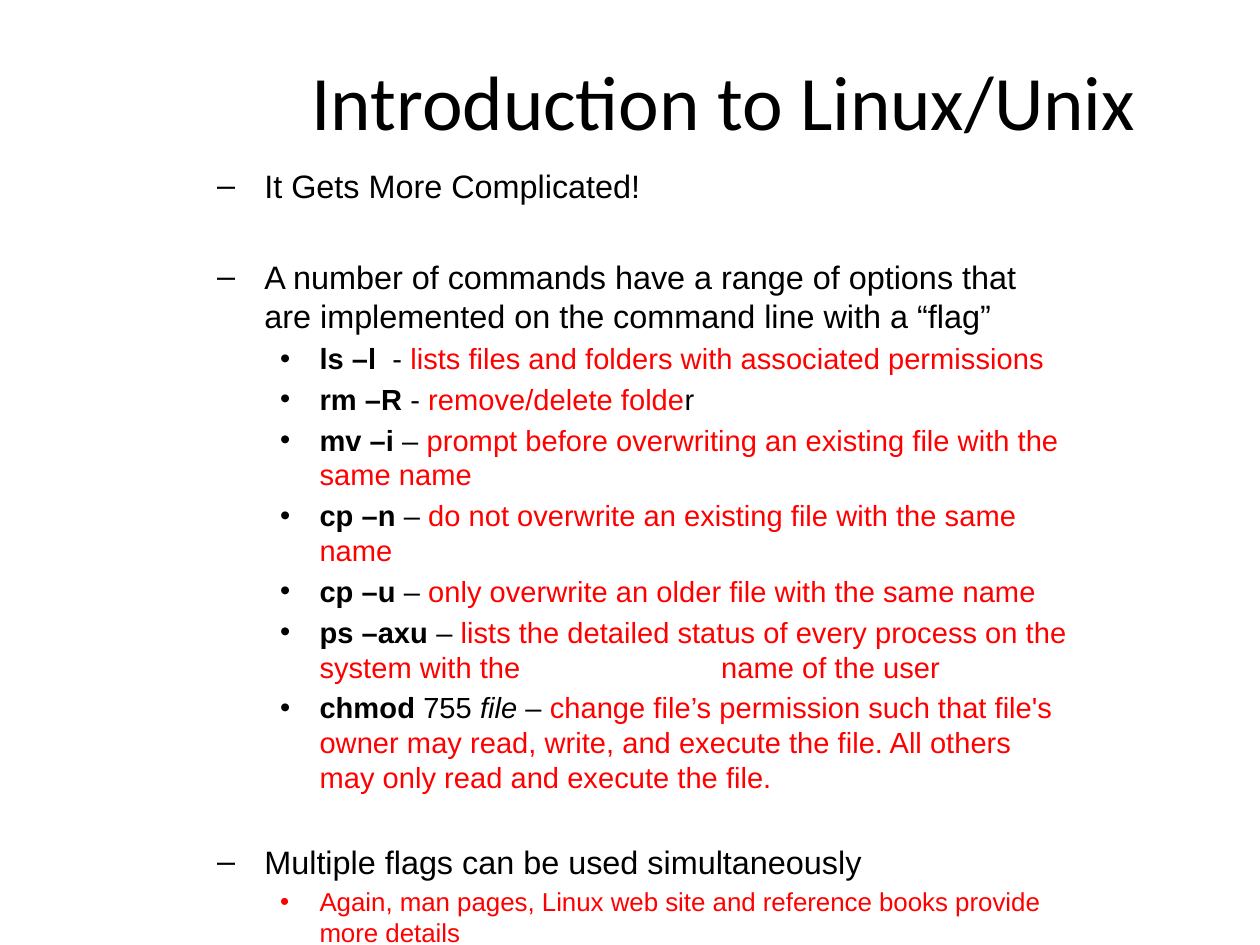
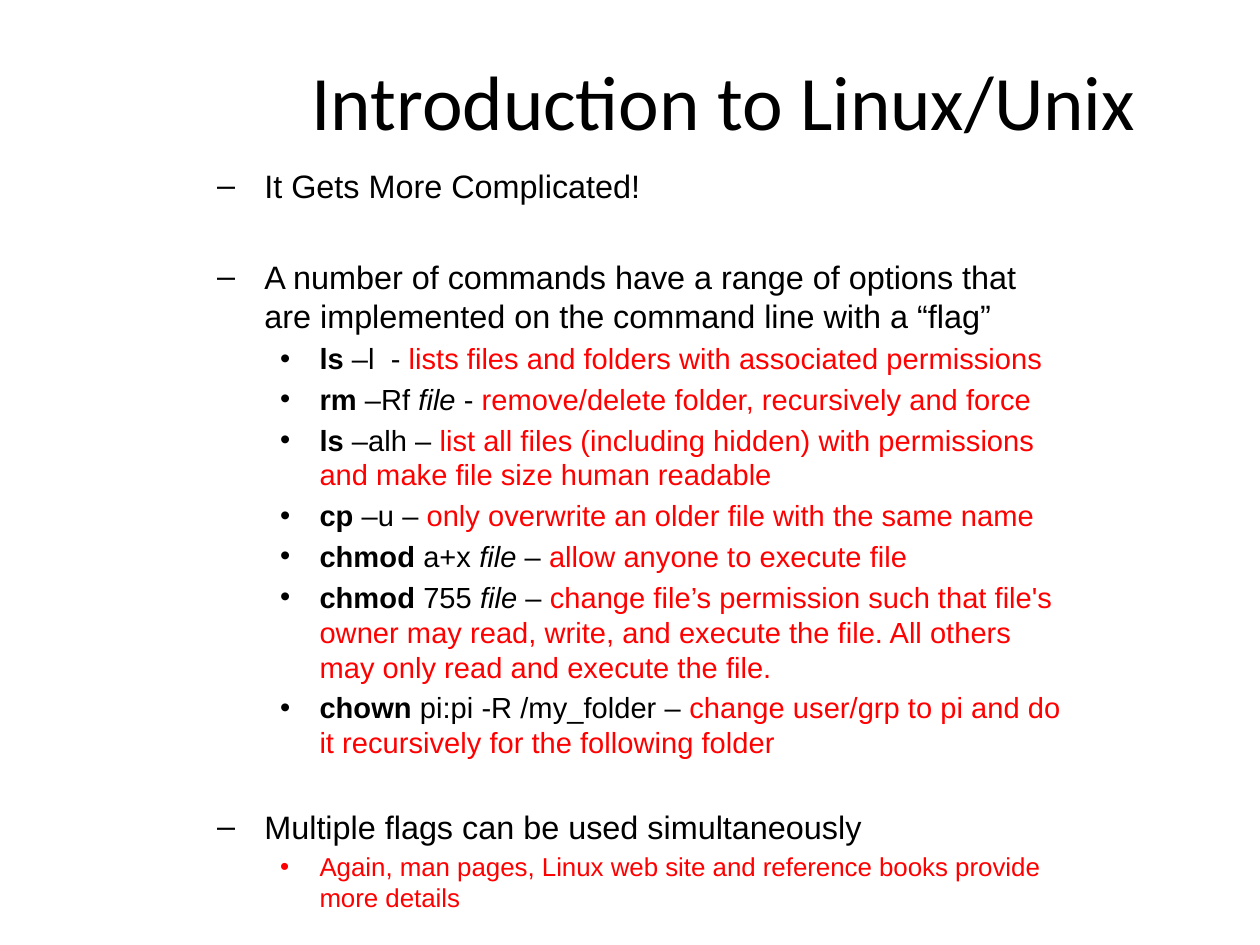
Before and after one commit to MarsUniversity/ece387-robotics, a slide deck: slide 13 of website/block_1_basics/lsn2/lsn2-linux.pptx (slide 14 before the commit). Drawn at 1260x945 pixels with LibreOffice and Linux fonts; fonts in the diff are those of the drawing. Boxes give left, top, right and bottom in pixels: in the first picture for what was removed or moved away, otherwise in the second. Text is boxed around its words. In the diff, an @@ line names an element or a change of style, - is before the commit and + after.

```diff
--- a/website/block_1_basics/lsn2/lsn2-linux.pptx
+++ b/website/block_1_basics/lsn2/lsn2-linux.pptx
@@ text at bbox=[320, 348, 1041, 531]: bold off in "–l", "–u" @@
@@ text at bbox=[320, 389, 1033, 486]: text changed @@
-  • rm –R - remove/delete folder
-  • mv –i – prompt before overwriting an existing file with the same name
-  • cp –n – do not overwrite an existing file with the same name
+  • rm –Rf file - remove/delete folder, recursively and force
+  • ls –alh – list all files (including hidden) with permissions and make file size human readable
@@ text at bbox=[320, 546, 907, 572]: text changed @@
-  • ps –axu – lists the detailed status of every process on the system with the name of the user
+  • chmod a+x file – allow anyone to execute file
@@ text at bbox=[320, 697, 1060, 758]: paragraph added @@
+  • chown pi:pi -R /my_folder – change user/grp to pi and do it recursively for the following folder
```
Also in this commit, not shown: 9 other slides changed, 5 slides added, 21 other files.
